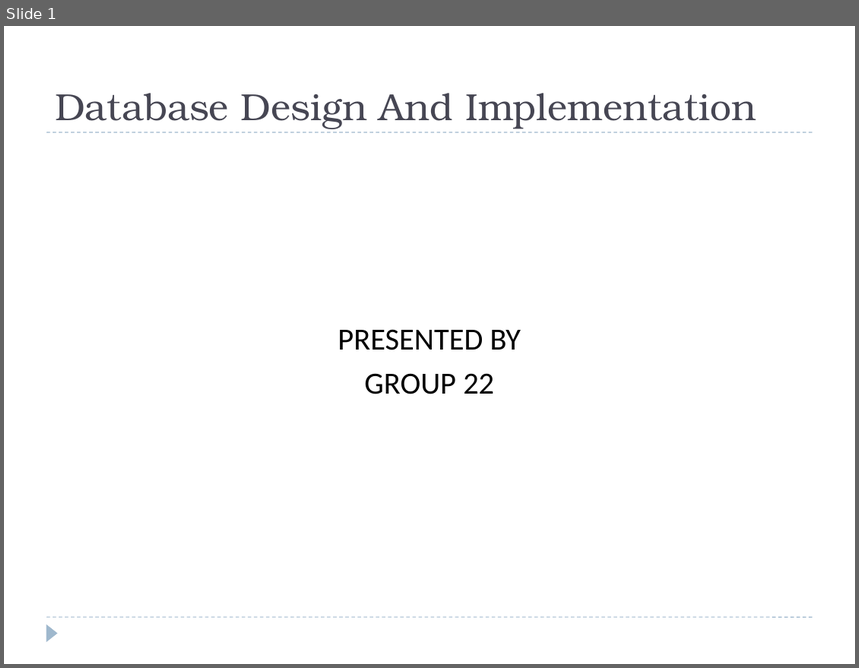
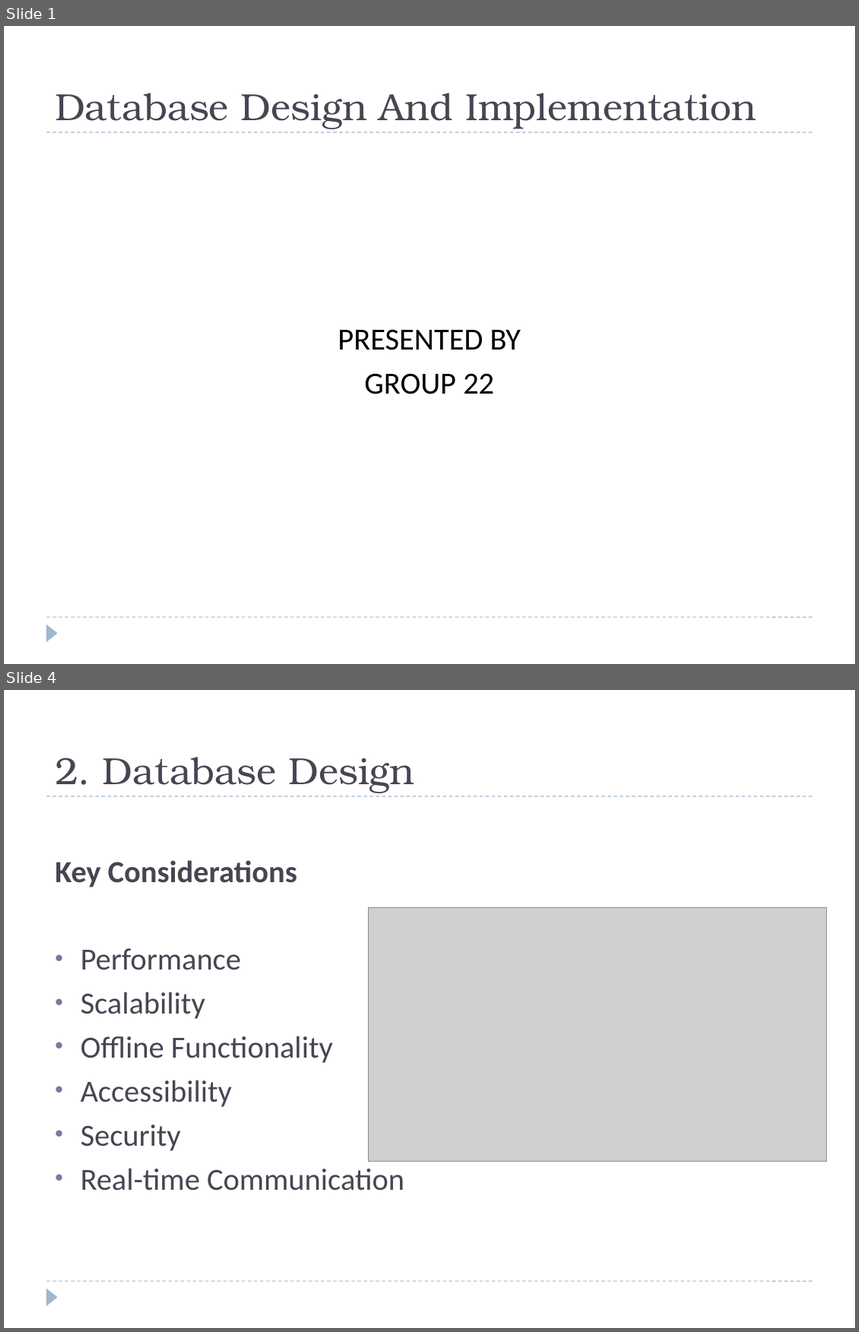
Before and after one commit to JIM440/CEF440-group-22, a slide deck: Task 6/Group_22.pptx. Shown one above the other, each under a label of ours: slide 1 before the commit, slides 1 and 4 after it; the slides between them are not shown. The pictures are 859x668 and 859x1332 pixels, drawn with LibreOffice and Linux fonts; fonts in the diff are those of the drawing; grey boxes stand for pictures. Boxes give left, top, right and bottom in pixels: in the first picture for what was removed or moved away, otherwise in the second. Text is boxed around its words. In the diff, an @@ line names an element or a change of style, - is before the commit and + after.

```diff
--- a/Task 6/Group_22.pptx
+++ b/Task 6/Group_22.pptx
@@ slide 4 added at [4, 690, 855, 1328], background #FFFFFF; not listed: 3 template elements that a slide beside it also shows @@
@@ title added at [55, 757, 414, 793], 32 pt, text #464653 @@
+2. Database Design
@@ text added at [55, 860, 405, 1191], 26 pt, text #464653 @@
+Key Considerations
+• Performance
+• Scalability
+• Offline Functionality
+• Accessibility
+• Security
+• Real-time Communication
@@ picture added at [368, 908, 827, 1163] @@
```
Also in this commit, not shown: 1 slide changed, 20 other slides added, 1 slide removed, 3 other files.
